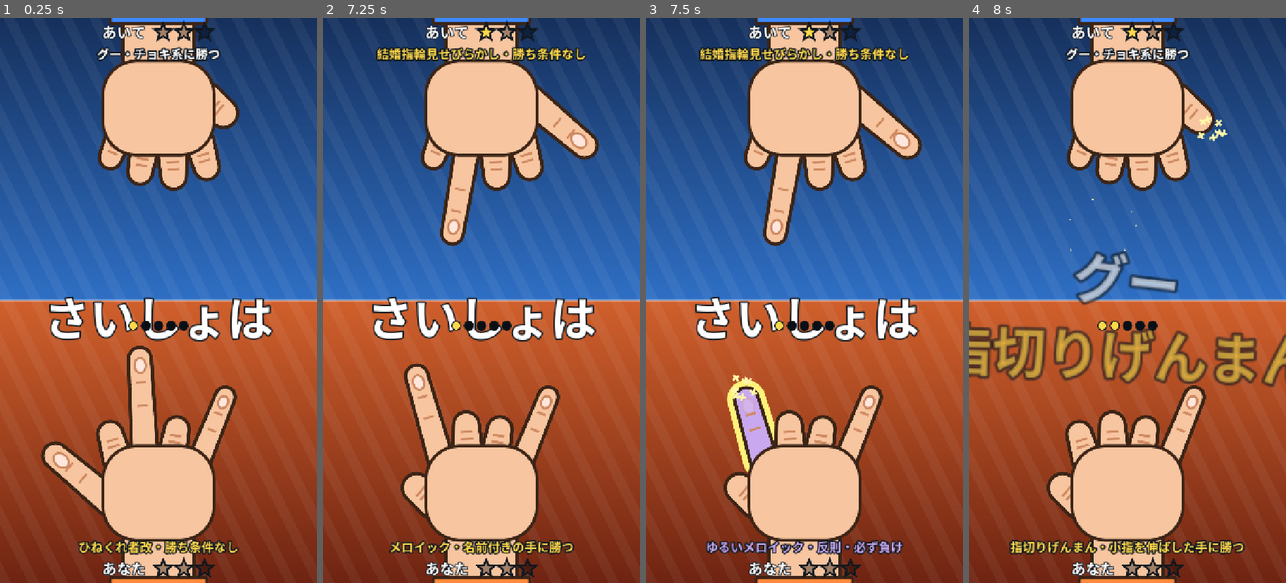
Above: before the commit, frames 1-4 (left to right).
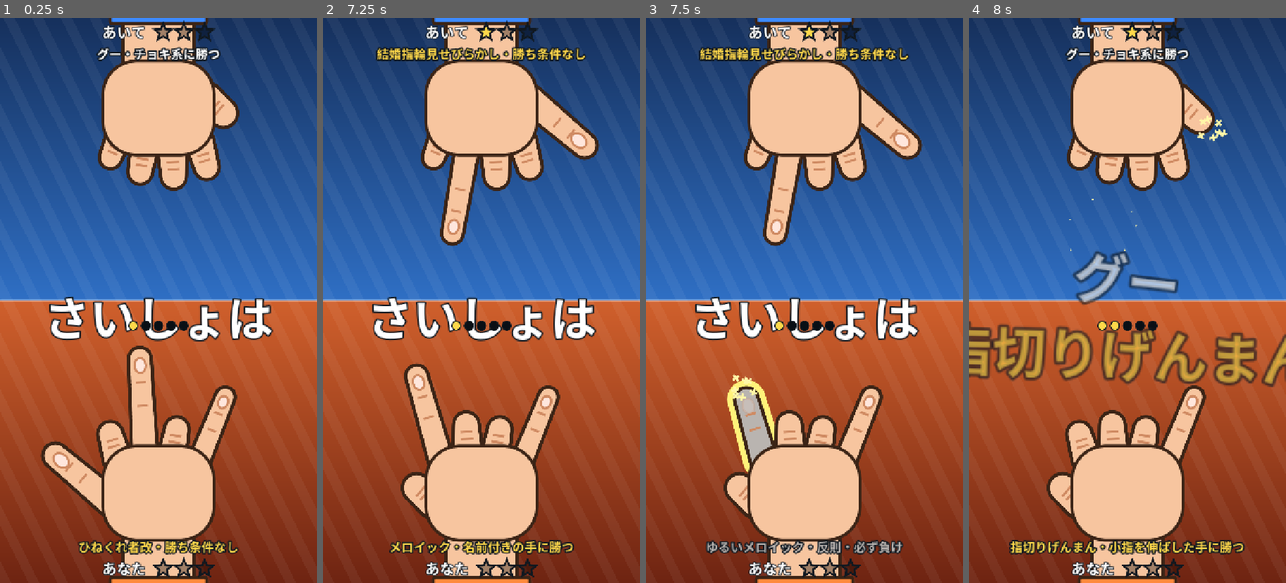
Above: after the commit, the same moments.

Repository: Omezi42/janken
Game: Godot game, scene res://scenes/battle.tscn
The game is run twice, just before and just after one commit, with the same random seed, the same clock (stepped at 60 frames per second) and the same inputs.
Inputs (mouse positions are in pixels of both pictures, inside the frame that each line leads up to):
- Up to frame 1 (0.25 s): no input
- Up to frame 2 (7.25 s): tap Enter at 0.5, 6.5 s; drag from (481, 153) to (513, 176) at 0.52 s; drag from (481, 447) to (465, 413) at 1.27 s; move the mouse to (513, 176) at 2.02 s; click (513, 176) at 2.17 s; tap Space at 2.75 s; drag from (465, 413) to (386, 215) at 2.77 s; move the mouse to (576, 385) at 3.52 s; click (576, 385) at 3.67 s; drag from (386, 215) to (433, 159) at 4.27 s; move the mouse to (497, 300) at 5.02 s; click (497, 300) at 5.17 s; drag from (433, 159) to (418, 328) at 5.77 s; move the mouse to (551, 272) at 6.52 s; click (551, 272) at 6.67 s
- Up to frame 3 (7.5 s): drag from (741, 328) to (788, 413) at 7.27 s
- Up to frame 4 (8 s): no input

Frames 1-2 are identical in both runs. In frame 3, 1.1% of the frame differs, in the area x 19-81%, y 65-95%; in frame 4, nothing differs.

Commit message:
中途半端な指の色を紫からグレーにした
Co-Authored-By: Claude Opus 5.5 <noreply@anthropic.com>

Diff:
--- a/scripts/ui/hand_view.gd
+++ b/scripts/ui/hand_view.gd
@@ -98,7 +98,7 @@
 
 const SKIN_COLOR := Color("f7c59f")
 ## 中途半端な指の色(GameDesign 8.1節)。
-const HALF_SKIN_COLOR := Color("c9a8f0")
+const HALF_SKIN_COLOR := Color("b9b4b0")
 const CREASE_COLOR := Color("cf8a62")
 const OUTLINE_COLOR := Color("3b2416")
 const NAIL_COLOR := Color("ffe6dc")
